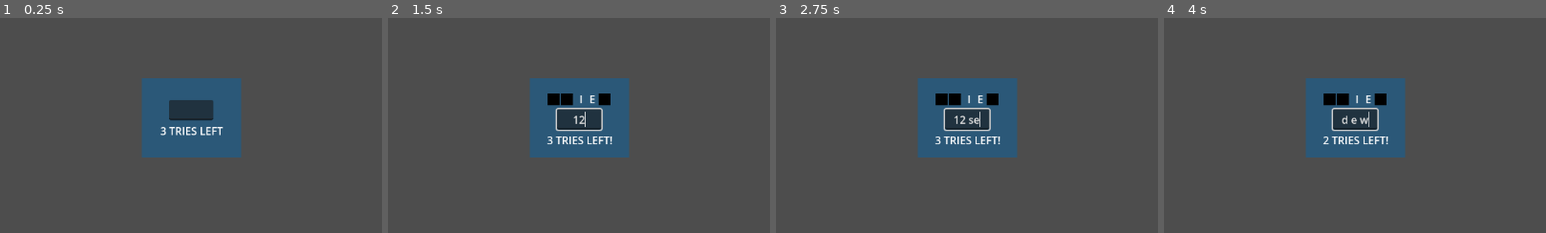
Above: before the commit, frames 1-4 (left to right).
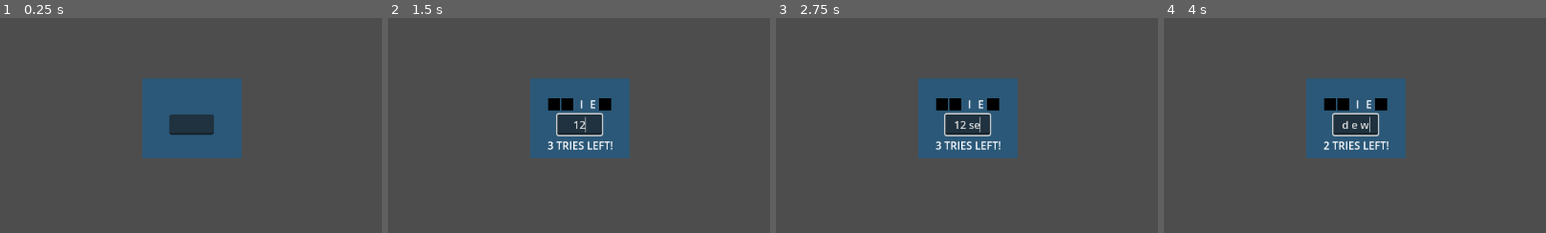
Above: after the commit, the same moments.

Repository: Eggsquisite/HeistHandler
Game: Godot game, scene res://scenes/word_game/word_game.tscn
Same seed, same stepped clock (60 frames per second), same inputs: the game is played once before the commit and once after it. This scene is started directly instead of the project's main scene.
Inputs (mouse positions are % of the whole screen's width and height, from its top left):
- Up to frame 1 (0.25 s): no input
- Up to frame 2 (1.5 s): tap Enter at 0.5 s; hold D (right) 0.53-1.25 s; tap E (interact) at 0.6 s; click (50, 50) at 1.27 s; type "12" at 1.35 s
- Up to frame 3 (2.75 s): tap Space (lockpick) at 2 s; hold S (down) from 2.03 s (still down); tap E (interact) at 2.1 s
- Up to frame 4 (4 s): tap Enter at 2.75 s; release S (down) at 2.78 s; hold D (right) 2.78-3.53 s; tap Space (lockpick) at 2.85, 3.5 s; tap E (interact) at 3.05, 3.8 s; hold W (up) from 3.53 s (still down); tap Shift (sneak) at 3.6 s
The pictures show only the part of the screen within x 25-75%, y 27-77%; the shares and areas given below are measured in that part.
The window is 799x449 before the commit and 800x450 after it. Grey fills any space a smaller window leaves; there, only what the larger window draws over its background counts as a difference.

The runs differ from the first frame. In frame 1, 1.8% of the frame differs, in the area x 37-64%, y 38-66%; in frame 2, 2.2%; in frame 3, 2.3%; in frame 4, 2.3%, in the area x 37-64%, y 35-66%.

Commit message:
Done with word_game.gd for now

Diff:
--- a/project.godot
+++ b/project.godot
@@ -18,6 +18,10 @@
 [autoload]
 
 WordManager="*res://singletons/word_manager.gd"
+
+[display]
+
+window/stretch/mode="viewport"
 
 [input]
 
--- a/scenes/letter/letter.tscn
+++ b/scenes/letter/letter.tscn
@@ -13,6 +13,7 @@
 grow_vertical = 2
 size_flags_horizontal = 4
 size_flags_vertical = 4
+mouse_default_cursor_shape = 2
 script = ExtResource("1_hrkep")
 
 [node name="VBoxContainer" type="VBoxContainer" parent="."]
@@ -26,7 +27,7 @@
 
 [node name="Selector" type="Sprite2D" parent="VBoxContainer/SelectorContainer"]
 visible = false
-position = Vector2(0, -8)
+position = Vector2(-1, -8)
 rotation = 0.785398
 texture = ExtResource("1_gunet")
 
@@ -38,6 +39,9 @@
 [node name="Letter" type="Label" parent="VBoxContainer/CoverContainer"]
 layout_mode = 2
 text = "L"
+horizontal_alignment = 1
+vertical_alignment = 1
+uppercase = true
 
 [node name="Cover" type="TextureRect" parent="VBoxContainer/CoverContainer"]
 visible = false
--- a/scenes/word_game/word_game.gd
+++ b/scenes/word_game/word_game.gd
@@ -3,8 +3,9 @@
 @onready var full_word_container: HBoxContainer = $"Control/ColorRect/VBoxContainer/Full Word Container"
 @onready var line_edit: LineEdit = $Control/ColorRect/VBoxContainer/LineEdit
 @onready var lockpick_timer: Timer = $LockpickTimer
+@onready var success_timer: Timer = $SuccessTimer
 @onready var color_rect: ColorRect = $ColorRect
-@onready var tries_remaining: Label = $Control/ColorRect/VBoxContainer/TriesRemaining
+@onready var lock_status: Label = $Control/ColorRect/VBoxContainer/LockStatus
 
 var letter_node = preload("res://scenes/letter/letter.tscn")
 
@@ -19,6 +20,7 @@
 var control_focus: Control
 var is_game_started: bool = false
 var is_lockpick_started: bool = false
+var is_lock_picked: bool = false
 
 @export var max_tries: int = 3
 @export var time_to_pick: float = 1
@@ -44,7 +46,7 @@
 func start_minigame(difficulty: int) -> void:
 	is_game_started = true
 	tries_left = max_tries
-	update_tries_label()
+	update_lock_label()
 	setup_line_edit(difficulty)
 
 	full_word = WordManager.get_random_word(difficulty)
@@ -57,7 +59,7 @@
 		var letter_instance = letter_node.instantiate()
 		full_word_container.add_child(letter_instance)
 
-		letter_instance.get_letter().text = letter.capitalize()
+		letter_instance.get_letter().text = letter
 		letter_containers.append(letter_instance)
 
 	randomize_letter(difficulty, letter_containers.size() - 1)
@@ -81,17 +83,45 @@
 	line_edit.max_length = diff + 3
 
 
-func update_tries_label() -> void:
-	if tries_left > 0:
-		tries_remaining.text = "%s tries left!" % tries_left
-	else:
-		tries_remaining.text = "Lock is broken!"
+func update_lock_label() -> void:
+	if is_lock_picked:
+		lock_status.text = "Lock unlocked!"
+	elif tries_left > 0:
+		lock_status.text = "%s tries left!" % tries_left
+	elif tries_left <= 0:
+		lock_status.text = "Lock is broken!"
+
+
+func success() -> void:
+	if is_lock_picked:
+		return
+
+	# Will queue_free at end of timer
+	success_timer.start()
+
+	is_lock_picked = true
+	update_lock_label()
+	for n in full_word_container.get_children():
+		n.show_letter()
+	# reward player
+	# play unlock sound
+
+
+func failure() -> void:
+	tries_left -= 1
+	line_edit.clear()
+	update_lock_label()
+
+	if tries_left <= 0:
+		# play lock broken sound
+		end_minigame()
 
 
 func end_minigame() -> void:
 	full_word = ''
 	tries_left = max_tries
 	is_game_started = false
+	is_lock_picked = false
 	is_lockpick_started = false
 	index_array.clear()
 	letter_array.clear()
@@ -128,16 +158,11 @@
 func _on_line_edit_text_submitted(new_text: String) -> void:
 	new_text = new_text.to_lower()
 	if new_text == full_word:
-		print("Hooray! Correct word!")
-		# play unlock sound
-		end_minigame()
+		success()
 	else:
-		tries_left -= 1
-		line_edit.clear()
-		update_tries_label()
-		print("Wrong word! %s tries left!" % tries_left)
-		# play wrong word sound
-		if tries_left <= 0:
-			print("Lock broken!")
-			# play lock broken sound
-			end_minigame()
+		failure()
+
+
+
+func _on_success_timer_timeout() -> void:
+	queue_free()
--- a/scenes/word_game/word_game.tscn
+++ b/scenes/word_game/word_game.tscn
@@ -32,17 +32,17 @@
 
 [node name="VBoxContainer" type="VBoxContainer" parent="Control/ColorRect"]
 layout_mode = 1
-anchors_preset = 8
+anchors_preset = 7
 anchor_left = 0.5
-anchor_top = 0.5
+anchor_top = 1.0
 anchor_right = 0.5
-anchor_bottom = 0.5
-offset_left = -33.5
-offset_top = -17.5
-offset_right = 33.5
-offset_bottom = 17.5
+anchor_bottom = 1.0
+offset_left = -33.0
+offset_top = -70.0
+offset_right = 34.0
+offset_bottom = -8.0
 grow_horizontal = 2
-grow_vertical = 2
+grow_vertical = 0
 
 [node name="Full Word Container" type="HBoxContainer" parent="Control/ColorRect/VBoxContainer"]
 layout_mode = 2
@@ -61,9 +61,8 @@
 max_length = 5
 caret_blink = true
 
-[node name="TriesRemaining" type="Label" parent="Control/ColorRect/VBoxContainer"]
+[node name="LockStatus" type="Label" parent="Control/ColorRect/VBoxContainer"]
 layout_mode = 2
-text = "3 tries left"
 horizontal_alignment = 1
 vertical_alignment = 1
 uppercase = true
@@ -71,5 +70,10 @@
 [node name="LockpickTimer" type="Timer" parent="."]
 one_shot = true
 
+[node name="SuccessTimer" type="Timer" parent="."]
+wait_time = 1.5
+one_shot = true
+
 [connection signal="text_submitted" from="Control/ColorRect/VBoxContainer/LineEdit" to="." method="_on_line_edit_text_submitted"]
 [connection signal="timeout" from="LockpickTimer" to="." method="_on_lockpick_timer_timeout"]
+[connection signal="timeout" from="SuccessTimer" to="." method="_on_success_timer_timeout"]
